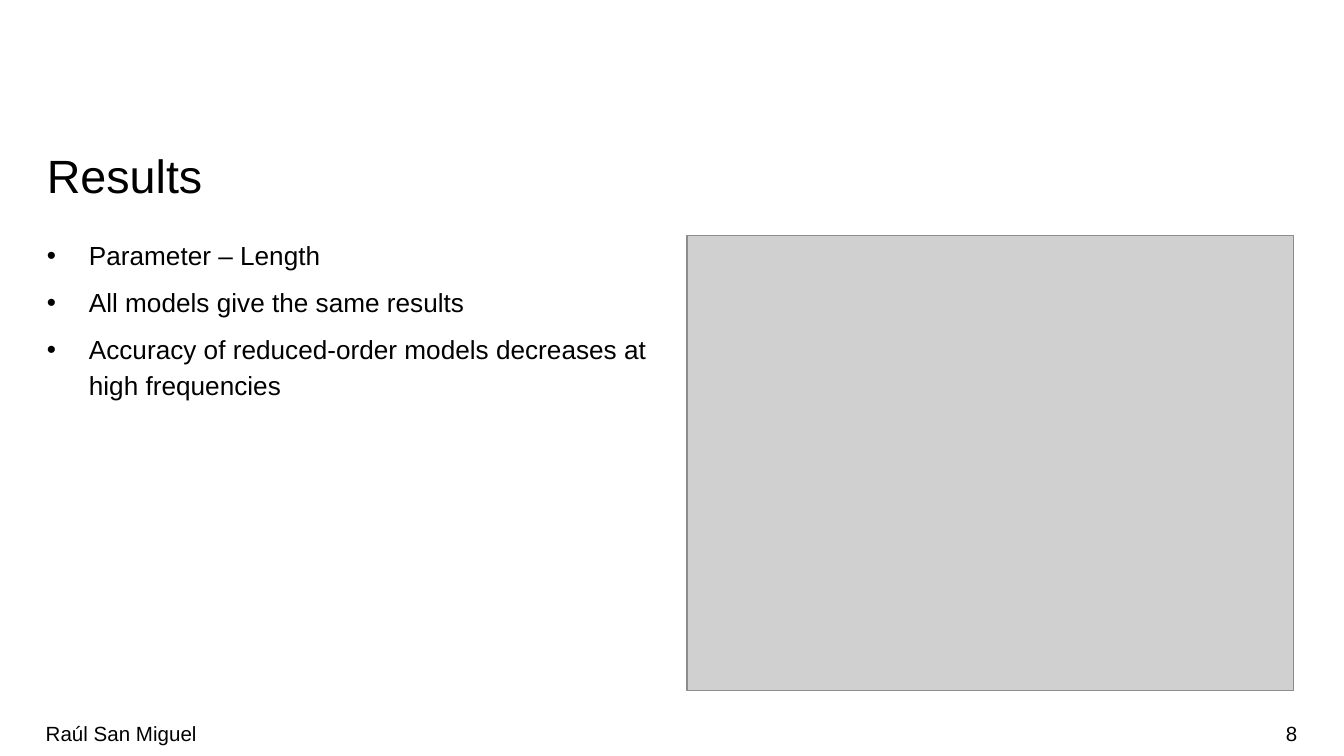
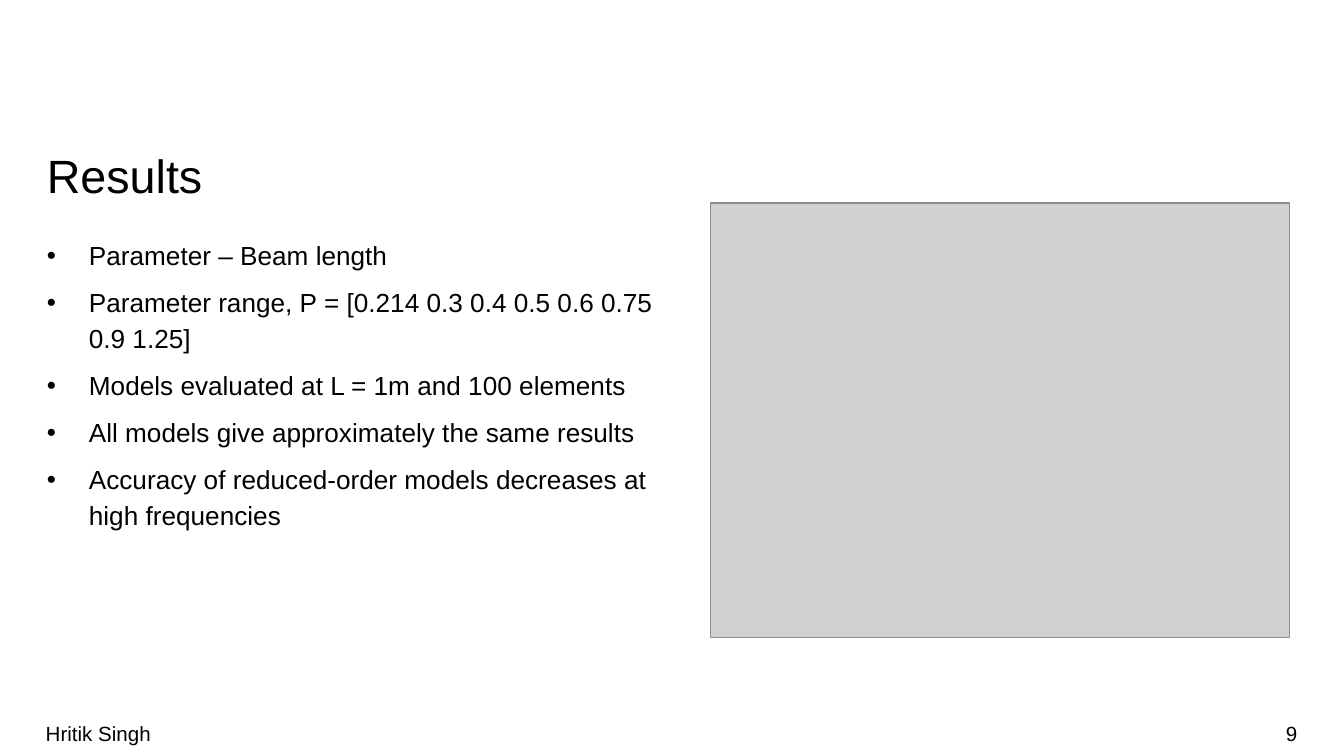
Before and after one commit to R-SMP/Global_Local_pMOR, a slide deck: slide 9 of pMOR.pptx (slide 8 before the commit). Drawn at 1344x756 pixels with LibreOffice and Linux fonts; fonts in the diff are those of the drawing; grey boxes stand for pictures; background and template pictures are left out. Boxes give left, top, right and bottom in pixels: in the first picture for what was removed or moved away, otherwise in the second. Text is boxed around its words. In the diff, an @@ line names an element or a change of style, - is before the commit and + after.

```diff
--- a/pMOR.pptx
+++ b/pMOR.pptx
@@ picture: place and size @@
-picture at (687,235,1293,691)
+picture at (711,203,1290,637)
@@ text at (89,246,652,448): text changed @@
-• Parameter – Length
-• All models give the same results
+• Parameter – Beam length
+• Parameter range, P = [0.214 0.3 0.4 0.5 0.6 0.75 0.9 1.25]
+• Models evaluated at L = 1m and 100 elements
+• All models give approximately the same results
@@ text at (46,726,151,746): text changed @@
-Raúl San Miguel
+Hritik Singh
@@ page number at (1286,726,1297,741): text changed @@
-8
+9
```
Also in this commit, not shown: 7 other slides changed, 4 slides added, 7 other files.
